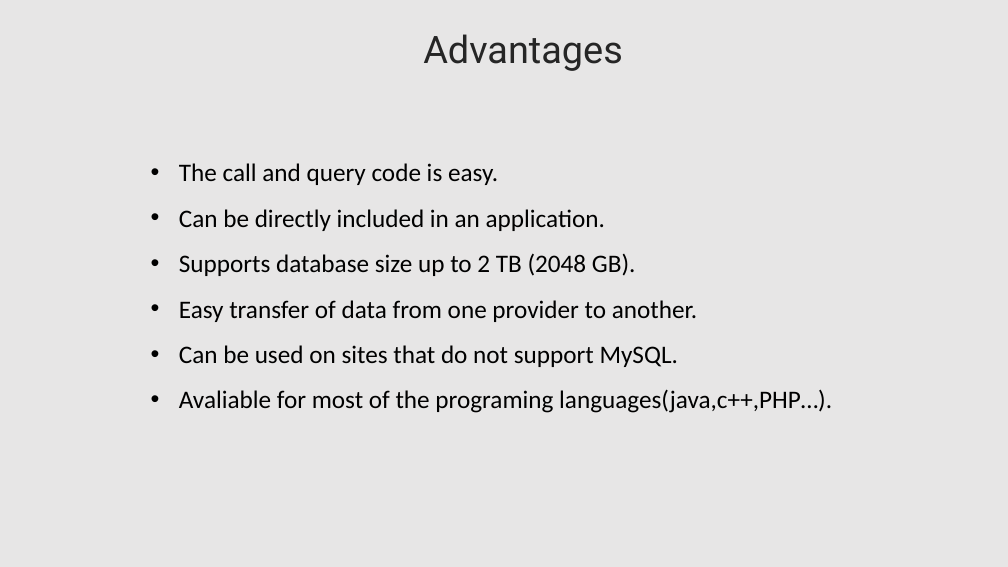
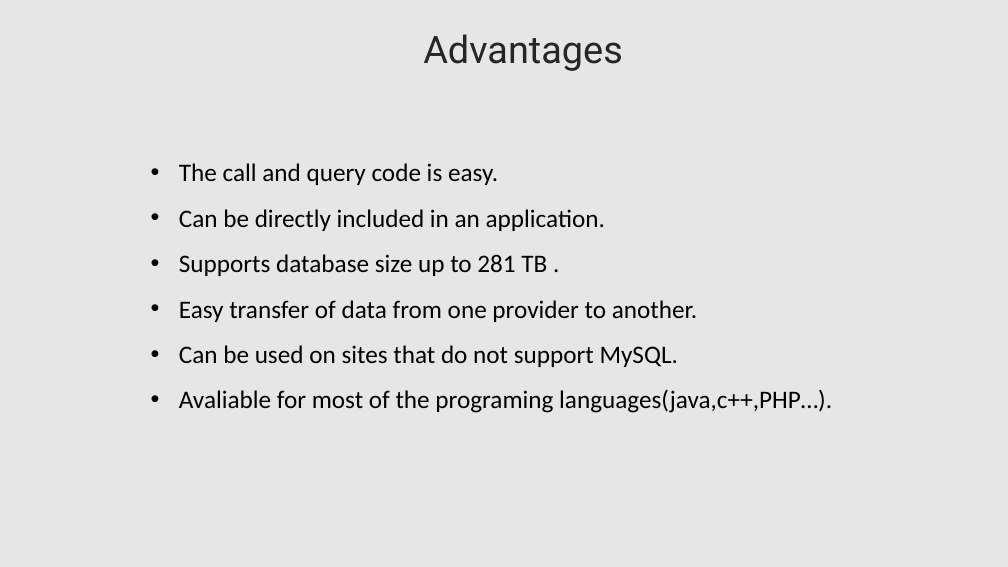
Before and after one commit to lahcenrahlaoui/Wingardium_Leviosaaaa, a slide deck: slide 13 of Presentation-projet-SQLite.pptx. Drawn at 1008x567 pixels with LibreOffice and Linux fonts; fonts in the diff are those of the drawing. Boxes give left, top, right and bottom in pixels: in the first picture for what was removed or moved away, otherwise in the second. Text is boxed around its words. In the diff, an @@ line names an element or a change of style, - is before the commit and + after.

```diff
--- a/Presentation-projet-SQLite.pptx
+++ b/Presentation-projet-SQLite.pptx
@@ text at (179, 254, 547, 276): text changed @@
-• Supports database size up to 2 TB (2048 GB).
+• Supports database size up to 281 TB .
```
Also in this commit, not shown: 2 other slides changed, 2 other files.
